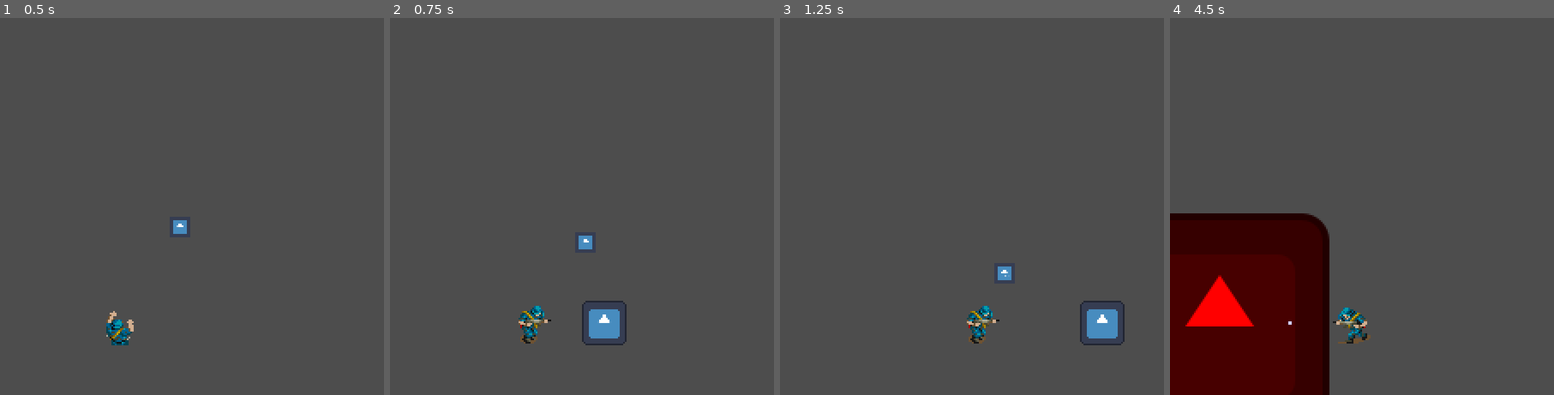
Above: before the commit, frames 1-4 (left to right).
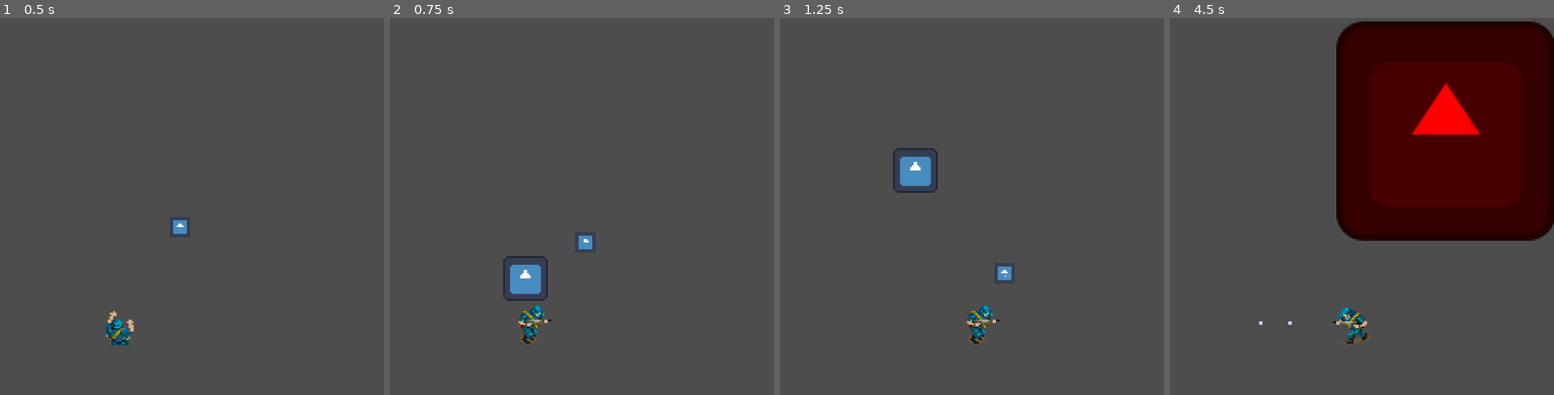
Above: after the commit, the same moments.

Repository: igoralves3/T2ProgIA
Game: Godot game, scene res://Cenas/CenaTeste1.tscn
Two runs of this game, one before a commit and one after it. Both use one fixed random seed, a clock stepped at 60 frames per second and the inputs below. The engine's default icon, where the game draws it, is replaced by a stand-in: a white triangle on a blue panel in a dark square.
Inputs:
- Up to frame 1 (0.5 s): no input
- Up to frame 2 (0.75 s): hold Right (Right) from 0.53 s (still down); hold X (Grenade) from 0.53 s (still down)
- Up to frame 3 (1.25 s): keep holding Right (Right); keep holding X (Grenade)
- Up to frame 4 (4.5 s): release Right (Right) at 1.28 s; release X (Grenade) at 1.28 s; hold Down (Down) 1.28-2.03 s; tap X (Grenade) at 1.35, 2.3, 2.85 s; hold Right (Right) 2.03-2.78 s; hold Z (Shoot) 2.03-2.78 s; hold Up (Up) 2.78-3.53 s; hold X (Grenade) 3.53-4.28 s; hold Left (Left) from 3.53 s (still down); tap Z (Shoot) at 4.35 s

Frame 1 is identical in both runs. In frame 2, 1.6% of the frame differs, in the area x 29-62%, y 63-87%; in frame 3, 1.6%; in frame 4, 52%, in the area x 0-100%, y 0-100%.
Error before the commit: Invalid call. Nonexistent function 'grenade_hit' in base 'CharacterBody2D (infantaria.gd)'. (res://Componentes/Explosao_Granada/ExplosaoGranada.gd:28)

Commit message:
granada indo só para cima

Diff:
--- a/Componentes/Player/PlayerScript.gd
+++ b/Componentes/Player/PlayerScript.gd
@@ -142,8 +142,8 @@
 			await get_tree().create_timer(0.14).timeout #parece ser o tempo original do jogo
 			var grenade_instance = grenade.instantiate()
 			grenade_instance.global_transform = global_transform
-			grenade_instance.position += dir * 40
-			grenade_instance.motion = dir
+			grenade_instance.motion = Vector2.UP
+			grenade_instance.position = grenade_instance.position - Vector2(0,20)
 			grenade_instance.dono = "Player"
 			get_parent().add_child(grenade_instance)
 #			_animated_sprite.play("throw_grenade")
